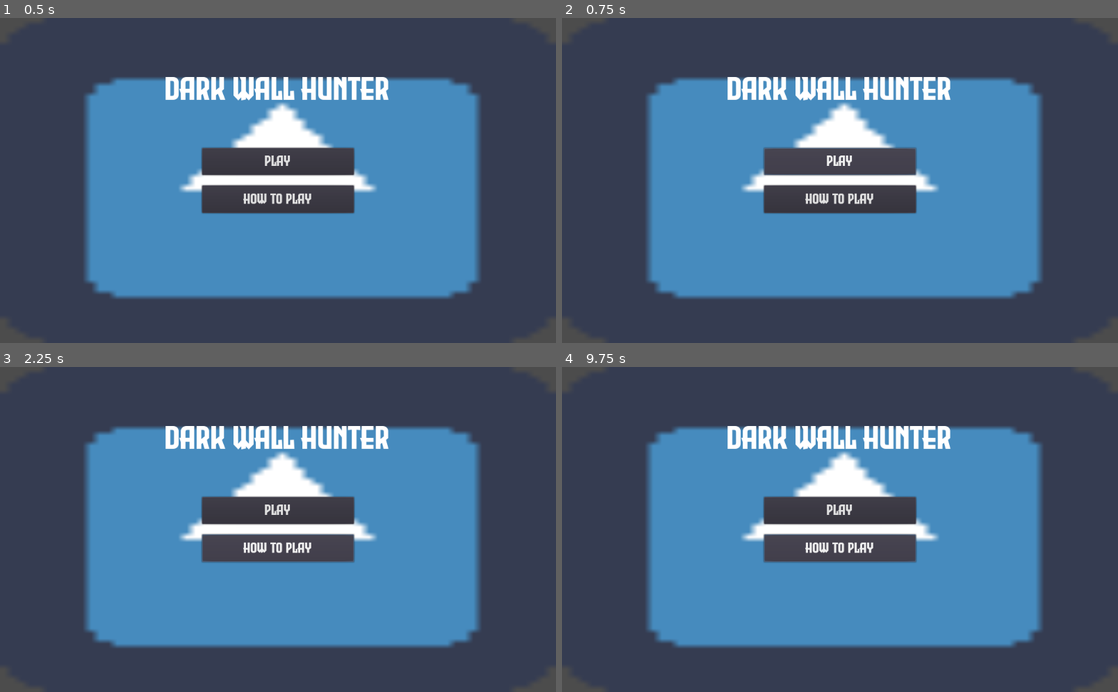
Above: before the commit, frames 1-4 (two rows, left to right).
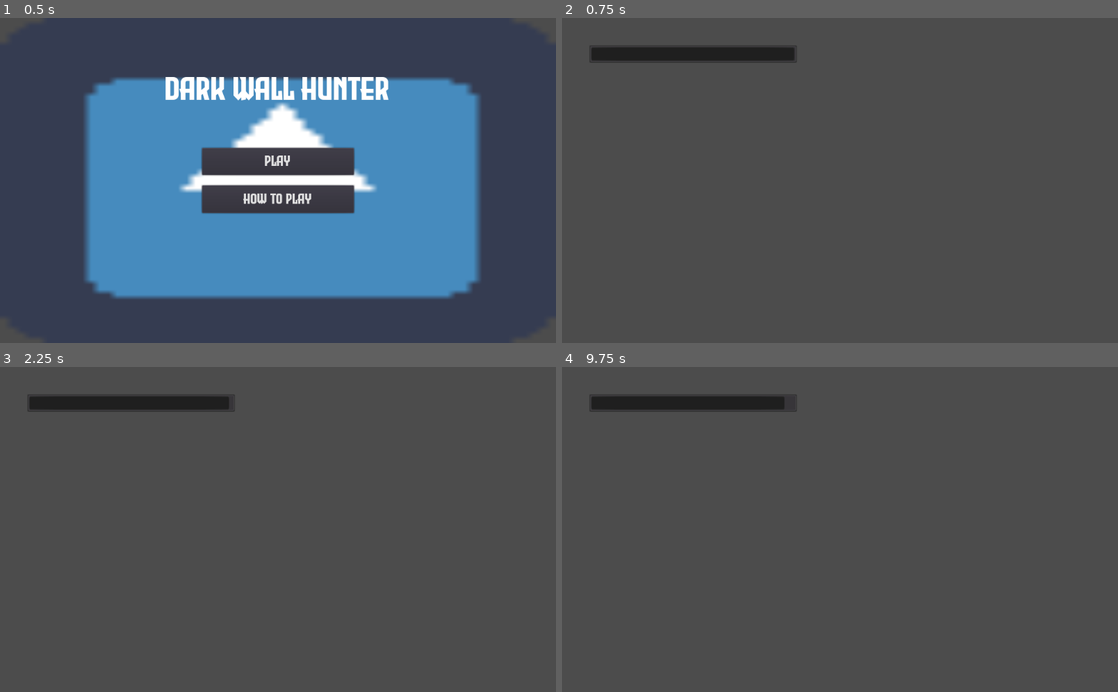
Above: after the commit, the same moments.

Repository: bosskab123/godot-wild-jam-36
Game: Godot game, scene res://scenes/uis/MainMenuUI.tscn
The game is run twice, just before and just after one commit, with the same random seed, the same clock (stepped at 60 frames per second) and the same inputs. This scene is started directly instead of the project's main scene. The engine's default icon, where the game draws it, is replaced by a stand-in: a white triangle on a blue panel in a dark square.
Inputs (mouse positions are in pixels of both pictures, inside the frame that each line leads up to):
- Up to frame 1 (0.5 s): no input
- Up to frame 2 (0.75 s): click "Play" at 0.5 s
- Up to frame 3 (2.25 s): click (278, 510) at 1.25 s, where only the run before the commit has a clickable "Play"; click (278, 549) at 2 s, where only the run before the commit has a clickable "How to play"
- Up to frame 4 (9.75 s): hold D (move_right) 2.78-4.28 s; tap W (jump) at 3.02, 3.77, 5.27, 6.02, 6.77, 8.27, 9.02 s; hold A (move_left) 4.28-5.03 s; hold D (move_right) 5.03-6.53 s; hold A (move_left) 6.53-7.28 s; hold D (move_right) 7.28-8.03 s; hold A (move_left) 8.03-9.53 s; hold D (move_right) from 9.53 s (still down)

Frame 1 is identical in both runs. In frame 2, 46% of the frame differs, in the area x 5-87%, y 8-87%; in frame 3, 46%; in frame 4, 46%.

Commit message:
implement main menu ui

Diff:
--- /dev/null
+++ b/scenes/uis/MainMenuUI.gd
@@ -0,0 +1,4 @@
+extends CanvasLayer
+
+func _on_PlayButton_pressed():
+	GameManager.emit_signal("game_start")
--- a/scenes/uis/MainMenuUI.tscn
+++ b/scenes/uis/MainMenuUI.tscn
@@ -1,7 +1,8 @@
-[gd_scene load_steps=6 format=2]
+[gd_scene load_steps=7 format=2]
 
 [ext_resource path="res://assets/fonts/EvilEmpire-4BBVK.ttf" type="DynamicFontData" id=1]
-[ext_resource path="res://icon.png" type="Texture" id=2]
+[ext_resource path="res://scenes/uis/MainMenuUI.gd" type="Script" id=2]
+[ext_resource path="res://icon.png" type="Texture" id=3]
 
 [sub_resource type="DynamicFont" id=1]
 size = 60
@@ -15,12 +16,13 @@
 size = 27
 font_data = ExtResource( 1 )
 
-[node name="Control" type="CanvasLayer"]
+[node name="MainMenuUI" type="CanvasLayer"]
+script = ExtResource( 2 )
 
 [node name="TextureRect" type="TextureRect" parent="."]
 anchor_right = 1.0
 anchor_bottom = 1.0
-texture = ExtResource( 2 )
+texture = ExtResource( 3 )
 expand = true
 __meta__ = {
 "_edit_use_anchors_": false
@@ -73,3 +75,5 @@
 __meta__ = {
 "_edit_use_anchors_": false
 }
+
+[connection signal="pressed" from="Menu/PlayButton" to="." method="_on_PlayButton_pressed"]
--- a/utiities/GameManager.gd
+++ b/utiities/GameManager.gd
@@ -2,8 +2,14 @@
 signal game_start
 signal game_over
 
+export(PackedScene) var GAME_SCENE: PackedScene
+
 func _ready():
+	connect("game_start", self, "on_game_start")
 	connect("game_over", self, "on_game_over")
+
+func on_game_start():
+	get_tree().change_scene_to(GAME_SCENE)
 
 func on_game_over():
 	print("Game Over")
--- a/utiities/GameManager.tscn
+++ b/utiities/GameManager.tscn
@@ -1,6 +1,8 @@
-[gd_scene load_steps=2 format=2]
+[gd_scene load_steps=3 format=2]
 
 [ext_resource path="res://utiities/GameManager.gd" type="Script" id=1]
+[ext_resource path="res://scenes/tests/Temp.tscn" type="PackedScene" id=2]
 
 [node name="GameManager" type="Node"]
 script = ExtResource( 1 )
+GAME_SCENE = ExtResource( 2 )
